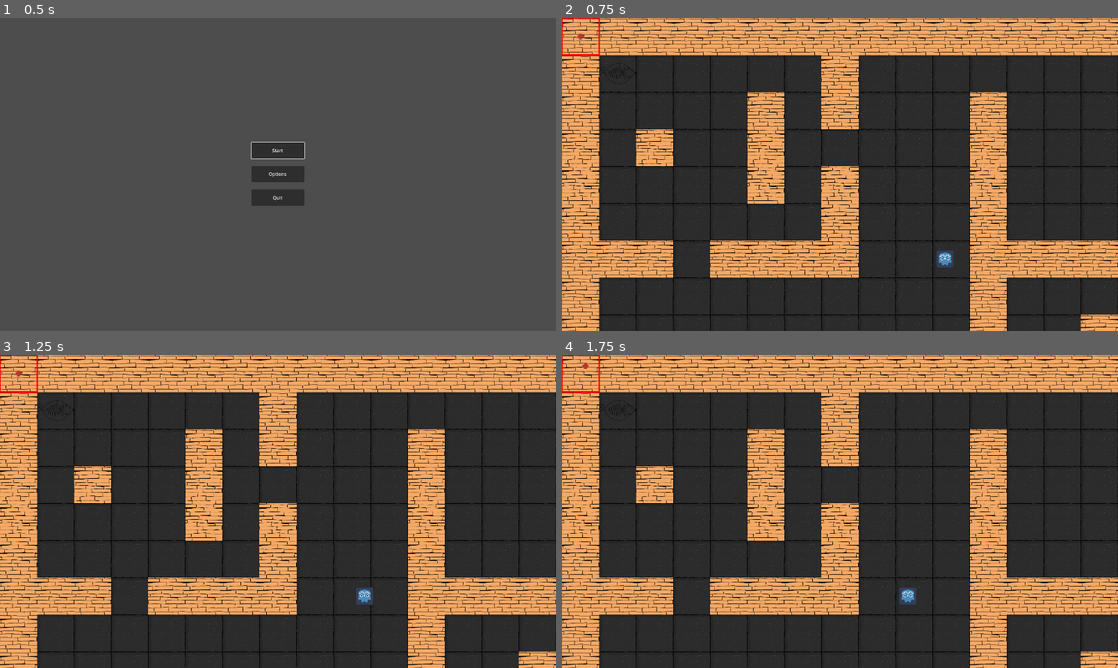
Above: before the commit, frames 1-4 (two rows, left to right).
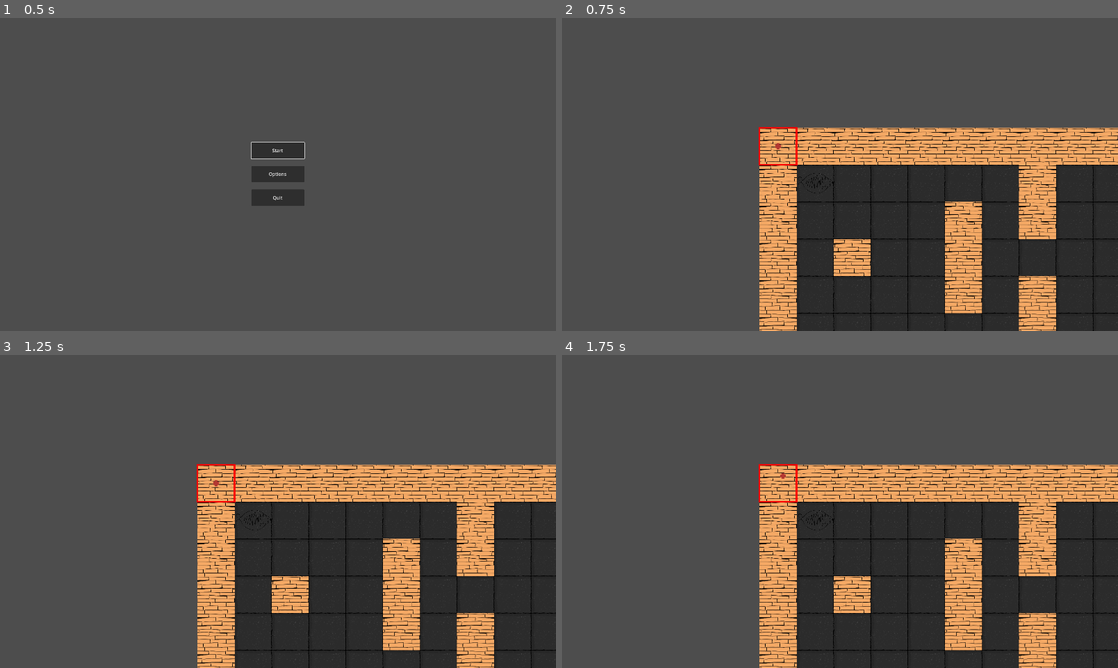
Above: after the commit, the same moments.

Repository: MatthieuD134/project-gwj63
Game: Godot game, scene res://menus/main_menu.tscn
The game is run twice, just before and just after one commit, with the same random seed, the same clock (stepped at 60 frames per second) and the same inputs. Sound files missing from this copy of the repository are replaced by a short silence.
Inputs (mouse positions are in pixels of both pictures, inside the frame that each line leads up to):
- Up to frame 1 (0.5 s): no input
- Up to frame 2 (0.75 s): click "Start" at 0.5 s
- Up to frame 3 (1.25 s): no input
- Up to frame 4 (1.75 s): tap Enter (ui_accept) at 1.25, 1.52 s; move the mouse to (962, 495) at 1.27 s; press the mouse at (962, 495) at 1.28 s; hold Right (ui_right) from 1.28 s (still down)

Frame 1 is identical in both runs. In frame 2, 81% of the frame differs, in the area x 0-100%, y 0-100%; in frame 3, 81%; in frame 4, 81%.
Error after the commit: Parse Error: Could not parse global class "Player" from "res://entities/unit/player/player.gd". (res://scenes/common/game_board.gd:14)

Commit message:
Clockin3 (#24)
* Signal fix and print statements

* Sound System Implemented

* Content Marriage of Lamp and Vase Animations with Sounds

Diff:
--- a/entities/interactables/interactable.gd
+++ b/entities/interactables/interactable.gd
@@ -5,22 +5,27 @@
 #a template here for our three types to follow.
 
 @export var owners : PackedVector2Array
-@export var sound_effect : AudioStreamPlayer
-# Called when the node enters the scene tree for the first time.
+@export_group("Animation")
+@export var animation : AnimationPlayer
+@export var animation_frames : int
+@export var animation_title : String
 @export_group("Consumable")
 @export var fixable : bool = false
 @export var usable : bool = false
 @export_group("Fixture")
 @export var status_tags : PackedStringArray
 @export_group("Permeable")
+@export var enable : bool = false
 @export var break_time : float = 0.0
 @export var resettable : bool = false
 var break_reset
-var occupied : bool = false
 
 # Called when the node enters the scene tree for the first time.
 func _ready():
 	break_reset = break_time
+	assert(animation, "Interactables must have a sprite representing them on the Game Board.")
+	animation.set_frame_and_progress(0, 0)
+	animation.pause()
 	var gameBoard = get_node("res://scenes/common/game_board.gd")
 	gameBoard.connect("cell_changed", _on_cell_changed)
 	set_process(false)
@@ -38,18 +43,15 @@
 func _on_cell_changed(old_cell : Vector2, cell : Vector2, actor : Unit):
 	if (owners.has(cell)) :
 		print("You just entered an Interactable")
-		occupied = true
 		interact()
 	else:
-		if (occupied):
+		if (owners.has(old_cell)):
 			print("You just exited an Interactable")
-			occupied = false
 			reset()
 
-#This function is a stub here, and must be defined by each child.
+#This function is the starting point of our interactable code and how they behave.
 func interact():
-	sound_effect.play()
-	if (break_time > 0):
+	if ((break_time > 0) && (enable)):
 		print("This Interactable is a Permeable that requires some work to use")
 		set_process(true)
 
@@ -64,4 +66,9 @@
 		break_time = break_reset
 
 func use():
+	animation.play(animation_title)
 	usable = false
+
+func _on_animation_player_animation_finished(anim_name):
+	animation.set_frame_and_progress(animation_frames - 1, 1)
+	animation.pause()
--- /dev/null
+++ b/entities/interactables/interactable.tscn
@@ -0,0 +1,92 @@
+[gd_scene load_steps=8 format=3 uid="uid://b4g4pdy5sh8np"]
+
+[ext_resource type="Script" path="res://entities/interactables/interactable.gd" id="1_1in0o"]
+[ext_resource type="AudioStream" uid="uid://dy2ndsmp7a0gr" path="res://Audio/GWJ#63 SD_Ceramic Smash_28.ogg" id="2_j67iw"]
+[ext_resource type="Texture2D" uid="uid://b5xce0snioe0e" path="res://entities/interactables/Assets/Furniture.png" id="3_wtlss"]
+
+[sub_resource type="Animation" id="Animation_me8wy"]
+resource_name = "LampTopple"
+tracks/0/type = "value"
+tracks/0/imported = false
+tracks/0/enabled = true
+tracks/0/path = NodePath("Sprite2D:frame")
+tracks/0/interp = 1
+tracks/0/loop_wrap = true
+tracks/0/keys = {
+"times": PackedFloat32Array(0, 0.1, 0.18, 0.27, 0.36, 0.45, 0.54, 0.63, 0.72, 0.81, 0.9, 0.99),
+"transitions": PackedFloat32Array(1, 1, 1, 1, 1, 1, 1, 1, 1, 1, 1, 1),
+"update": 1,
+"values": [0, 2, 3, 4, 5, 6, 7, 8, 9, 10, 10, 11]
+}
+tracks/1/type = "value"
+tracks/1/imported = false
+tracks/1/enabled = true
+tracks/1/path = NodePath("InteractableSound:playing")
+tracks/1/interp = 1
+tracks/1/loop_wrap = true
+tracks/1/keys = {
+"times": PackedFloat32Array(0.36),
+"transitions": PackedFloat32Array(1),
+"update": 1,
+"values": [true]
+}
+
+[sub_resource type="Animation" id="Animation_buujr"]
+resource_name = "VaseCrush"
+tracks/0/type = "value"
+tracks/0/imported = false
+tracks/0/enabled = true
+tracks/0/path = NodePath("Sprite2D:frame")
+tracks/0/interp = 1
+tracks/0/loop_wrap = true
+tracks/0/keys = {
+"times": PackedFloat32Array(0, 0.1, 0.2, 0.3, 0.4, 0.5, 0.6, 0.7, 0.8, 0.9),
+"transitions": PackedFloat32Array(1, 1, 1, 1, 1, 1, 1, 1, 1, 1),
+"update": 1,
+"values": [24, 25, 26, 27, 28, 29, 30, 31, 32, 33]
+}
+tracks/1/type = "value"
+tracks/1/imported = false
+tracks/1/enabled = true
+tracks/1/path = NodePath("InteractableSound:playing")
+tracks/1/interp = 1
+tracks/1/loop_wrap = true
+tracks/1/keys = {
+"times": PackedFloat32Array(0.6962),
+"transitions": PackedFloat32Array(1),
+"update": 1,
+"values": [true]
+}
+
+[sub_resource type="Animation" id="Animation_wlhyn"]
+length = 0.001
+
+[sub_resource type="AnimationLibrary" id="AnimationLibrary_5m7mu"]
+_data = {
+"LampTopple": SubResource("Animation_me8wy"),
+"RESET": SubResource("Animation_wlhyn"),
+"VaseCrush": SubResource("Animation_buujr")
+}
+
+[node name="Interactable" type="Node2D" node_paths=PackedStringArray("animation")]
+scale = Vector2(0.5, 0.5)
+script = ExtResource("1_1in0o")
+owners = PackedVector2Array(0, 0)
+animation = NodePath("AnimationPlayer")
+usable = true
+
+[node name="InteractableSound" type="AudioStreamPlayer" parent="."]
+stream = ExtResource("2_j67iw")
+
+[node name="AnimationPlayer" type="AnimationPlayer" parent="."]
+libraries = {
+"": SubResource("AnimationLibrary_5m7mu")
+}
+
+[node name="Sprite2D" type="Sprite2D" parent="."]
+texture = ExtResource("3_wtlss")
+hframes = 12
+vframes = 2
+frame = 11
+
+[connection signal="animation_finished" from="AnimationPlayer" to="." method="_on_animation_player_animation_finished"]
--- /dev/null
+++ b/entities/interactables/lamp.tscn
@@ -0,0 +1,14 @@
+[gd_scene load_steps=3 format=3 uid="uid://cssxleiw3fu6"]
+
+[ext_resource type="PackedScene" uid="uid://b4g4pdy5sh8np" path="res://entities/interactables/interactable.tscn" id="1_xuf0o"]
+[ext_resource type="AudioStream" uid="uid://c3jbfdp2syuxq" path="res://Audio/GWJ#63 SD_Lamp falling_3.ogg" id="2_e05mv"]
+
+[node name="Lamp" instance=ExtResource("1_xuf0o")]
+animation_frames = 12
+animation_title = "LampTopple"
+
+[node name="InteractableSound" parent="." index="0"]
+stream = ExtResource("2_e05mv")
+
+[node name="Sprite2D" parent="." index="2"]
+frame = 0
--- /dev/null
+++ b/entities/interactables/vase.tscn
@@ -0,0 +1,15 @@
+[gd_scene load_steps=3 format=3 uid="uid://cs5jsca0e365j"]
+
+[ext_resource type="PackedScene" uid="uid://b4g4pdy5sh8np" path="res://entities/interactables/interactable.tscn" id="1_gbaij"]
+[ext_resource type="AudioStream" uid="uid://dexocg3wycnhh" path="res://Audio/GWJ#63 SD_Ceramic Breaking_1.ogg" id="2_l3wn7"]
+
+[node name="Vase" instance=ExtResource("1_gbaij")]
+animation_frames = 11
+animation_title = "VaseCrush"
+
+[node name="InteractableSound" parent="." index="0"]
+stream = ExtResource("2_l3wn7")
+
+[node name="Sprite2D" parent="." index="2"]
+hframes = 24
+frame = 29
--- a/entities/unit/enemy/enemy.gd
+++ b/entities/unit/enemy/enemy.gd
@@ -39,7 +39,6 @@
 		# add a delay before continuing the patrol when changing state
 		if state == game_state.PATROLLING:
 			trigger_movement_timer.start()
-
 		changed_state.emit(self, prev_state, state)
 	else:
 		trigger_movement_timer.stop()
@@ -141,7 +140,6 @@
 	#footstep = get_node("FootStep 0")
 	#print(footstep.get_path())
 	footstep.play()
-
 # check if player is in range and in sight to start following them
 func _on_cell_changed(_prev_cell, _new_cell, _unit) -> void:
 	match current_state:
--- a/entities/unit/player/player.gd
+++ b/entities/unit/player/player.gd
@@ -7,6 +7,10 @@
 @onready var active_chasers: Array[Enemy] = []
 @onready var suspicious_chasers: Array[Enemy] = []
 @onready var detection_shape : DetectionShape = $PathFollow2D/PlayerDetectionShape
+
+var feet : AudioStreamPlayer
+
+var ears : AudioListener2D
 
 var feet : AudioStreamPlayer
 
--- a/menus/main_menu.gd
+++ b/menus/main_menu.gd
@@ -2,6 +2,7 @@
 
 @onready var main_menu = $MainMenuContainer
 @onready var options_menu = $OptionsMenu
+@onready var menu_music : AudioStreamPlayer = $MenuMusic
 
 func _ready():
 	initialize_focus()
@@ -37,3 +38,7 @@
 
 func initialize_focus() -> void:
 	$MainMenuContainer/VBoxContainer/StartButton.grab_focus()
+
+
+func _on_menu_music_finished():
+	menu_music.play()
--- a/menus/main_menu.tscn
+++ b/menus/main_menu.tscn
@@ -1,7 +1,8 @@
-[gd_scene load_steps=3 format=3 uid="uid://c11ukiuclxo6b"]
+[gd_scene load_steps=4 format=3 uid="uid://c11ukiuclxo6b"]
 
 [ext_resource type="Script" path="res://menus/main_menu.gd" id="1_dxvbe"]
 [ext_resource type="PackedScene" uid="uid://d0wq5sfxok8kj" path="res://menus/options_menu.tscn" id="2_r4jcl"]
+[ext_resource type="AudioStream" uid="uid://cypppdltspytd" path="res://menus/Assets/GWJ63_Music_Menu_1.ogg" id="3_mgmy3"]
 
 [node name="MainMenu" type="Control"]
 layout_mode = 3
@@ -63,7 +64,12 @@
 visible = false
 layout_mode = 1
 
+[node name="MenuMusic" type="AudioStreamPlayer" parent="."]
+stream = ExtResource("3_mgmy3")
+autoplay = true
+
 [connection signal="pressed" from="MainMenuContainer/VBoxContainer/StartButton" to="." method="_on_start_button_pressed"]
 [connection signal="pressed" from="MainMenuContainer/VBoxContainer/OptionsButton" to="." method="_on_options_button_pressed"]
 [connection signal="pressed" from="MainMenuContainer/VBoxContainer/QuitButton" to="." method="_on_quit_button_pressed"]
 [connection signal="back_button_pressed" from="OptionsMenu" to="." method="_on_options_menu_back_button_pressed"]
+[connection signal="finished" from="MenuMusic" to="." method="_on_menu_music_finished"]
Binary file added: entities/interactables/Assets/Furniture.png
Not shown, added: entities/interactables/Assets/Furniture.png.import
